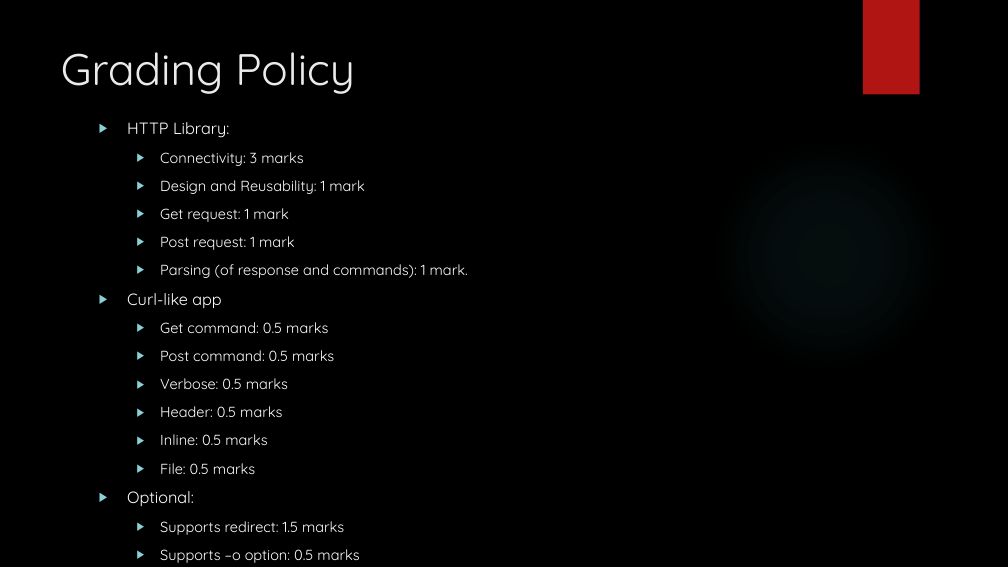
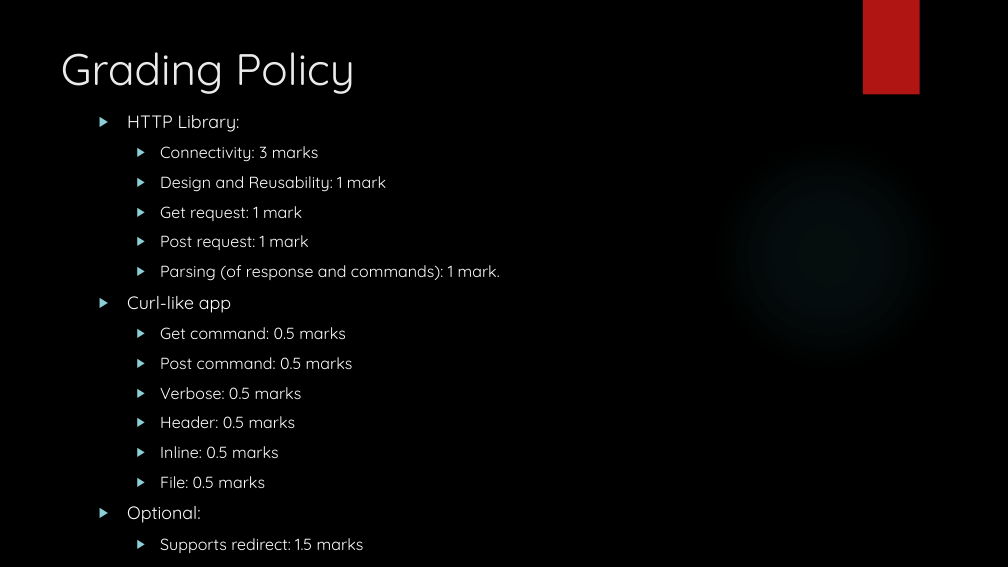
Before and after one commit to Cristianbcd/Comp445, a slide deck: slide 32 of Lab Assignment #1.pptx. Drawn at 1008x567 pixels with LibreOffice and Linux fonts; fonts in the diff are those of the drawing; background and template pictures are left out. Boxes give left, top, right and bottom in pixels: in the first picture for what was removed or moved away, otherwise in the second. Text is boxed around its words. In the diff, an @@ line names an element or a change of style, - is before the commit and + after.

Commit message:
Grading policy

```diff
--- a/Lab Assignment #1.pptx
+++ b/Lab Assignment #1.pptx
@@ text "HTTP Library:": place and size @@
-text "HTTP Library:" at bbox=[127, 122, 468, 563]
+text "HTTP Library:" at bbox=[127, 115, 500, 553]
@@ text "HTTP Library:" at bbox=[127, 115, 500, 553]: size 15.5 to 17 pt in "HTTP Library:", "Curl-like app", "Optional:"; size 13.9 to 15.3 pt in "Connectivity: 3 marks", "Design and Reusability: 1 mark", "Get request: 1 mark", "Post request: 1 mark" and 9 more places @@
```
